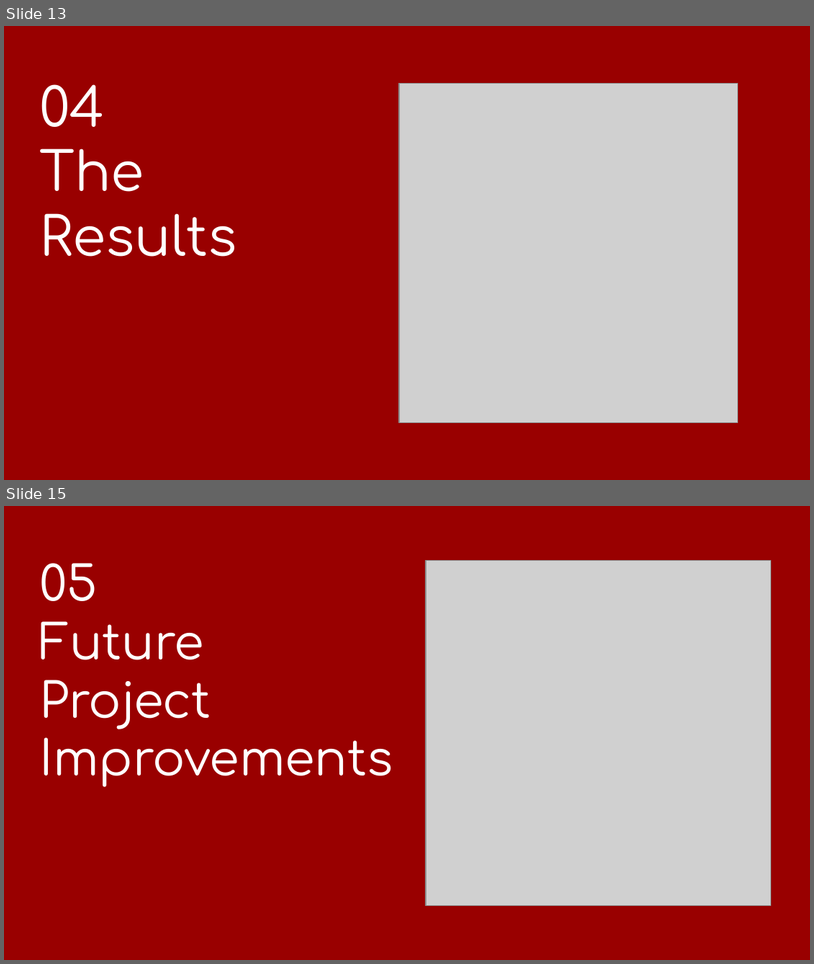
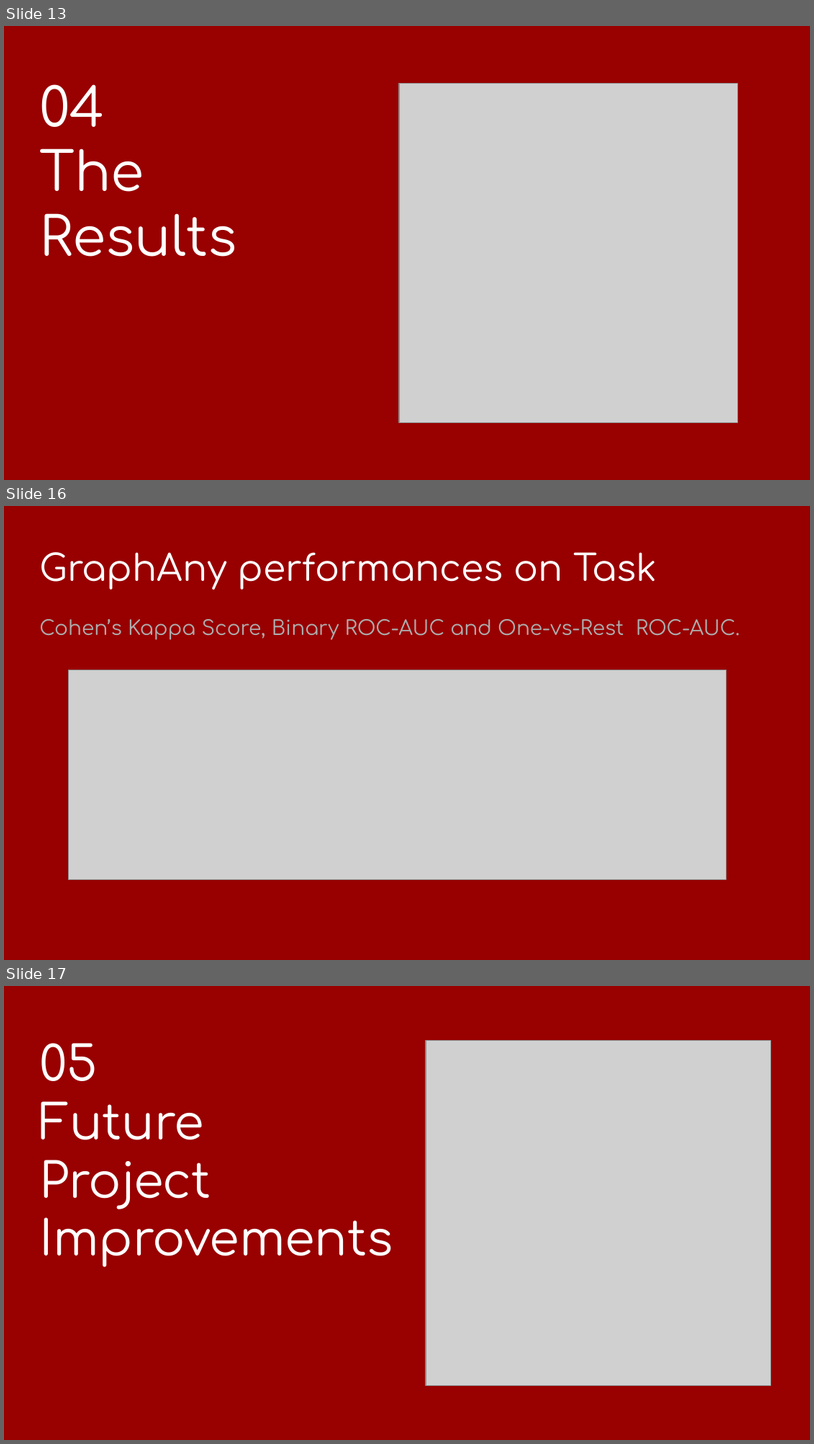
Before and after one commit to RiccardoRomeo01/BDATM_Project, a slide deck: Presentation/Exam_presentation.pptx. Shown one above the other, each under a label of ours: slides 13 and 15 before the commit, slides 13, 16 and 17 after it; the slides between them are not shown. The pictures are 814x964 and 814x1444 pixels, drawn with LibreOffice and Linux fonts; fonts in the diff are those of the drawing; grey boxes stand for pictures. Boxes give left, top, right and bottom in pixels: in the first picture for what was removed or moved away, otherwise in the second. Text is boxed around its words. In the diff, an @@ line names an element or a change of style, - is before the commit and + after.

```diff
--- a/Presentation/Exam_presentation.pptx
+++ b/Presentation/Exam_presentation.pptx
@@ slide 16 added at box(4, 506, 810, 960), background #980000 @@
@@ title added at box(39, 552, 657, 590), 32.4 pt, text #FFFFFF @@
+GraphAny performances on Task
@@ text added at box(39, 619, 741, 640), 18 pt, text #ADADAD @@
+Cohen’s Kappa Score, Binary ROC-AUC and One-vs-Rest ROC-AUC.
@@ picture added at box(69, 669, 727, 880) @@
@@ what was slide 15 is now slide 17 @@
```
Also in this commit, not shown: 1 slide changed, 1 other slide added, 1 other file.
